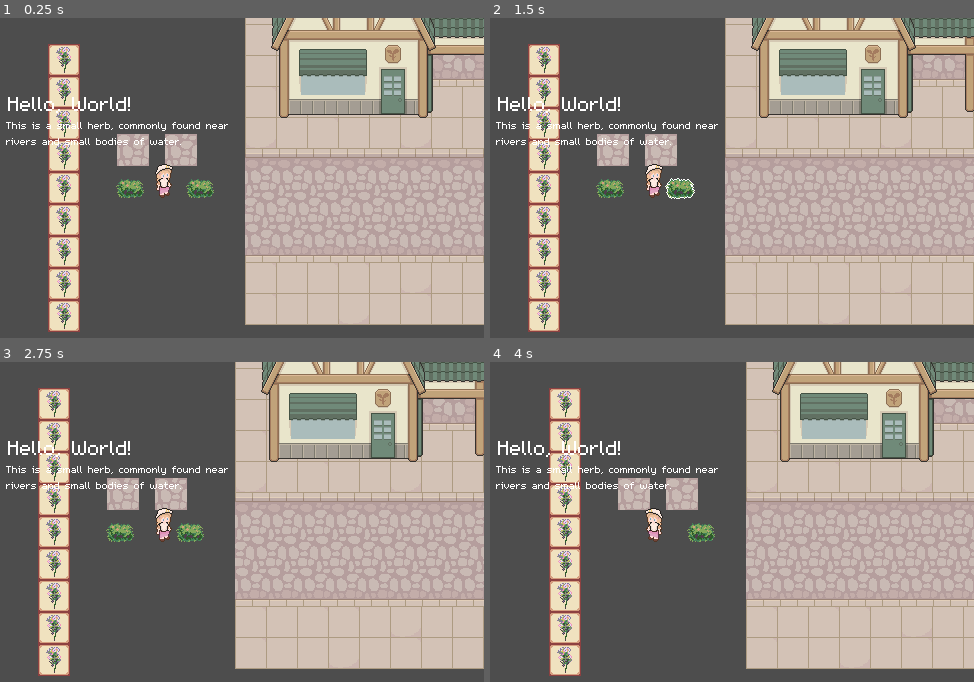
Above: before the commit, frames 1-4 (two rows, left to right).
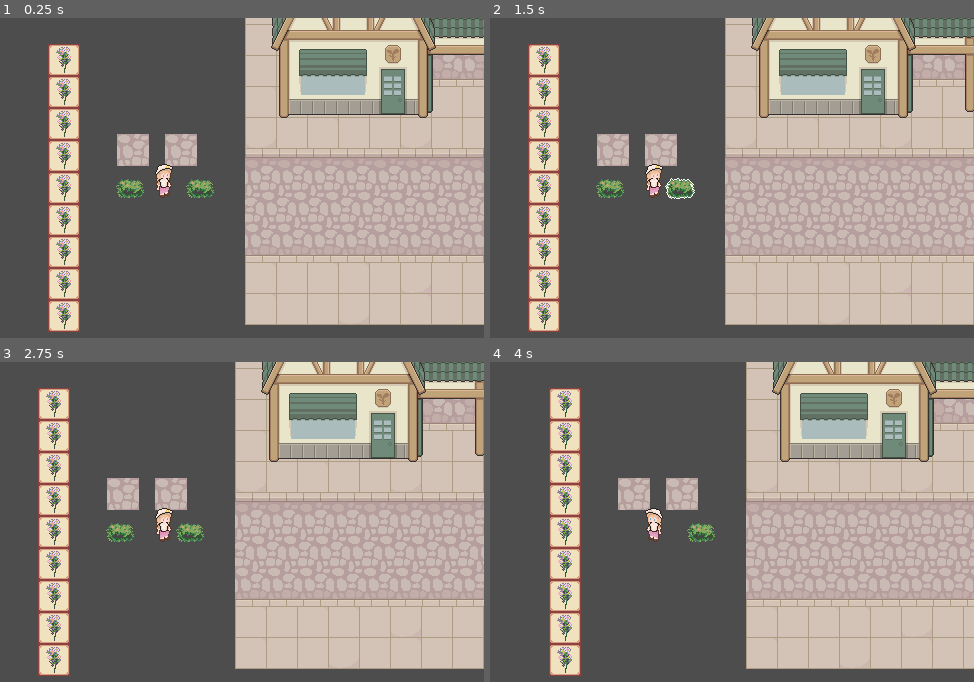
Above: after the commit, the same moments.

Repository: Jelmerrr/Flask-and-Fortune
Game: Godot game, scene res://Scenes/UtilScenes/visual_handler.tscn
The game is run twice, just before and just after one commit, with the same random seed, the same clock (stepped at 60 frames per second) and the same inputs.
Inputs (mouse positions are in pixels of both pictures, inside the frame that each line leads up to):
- Up to frame 1 (0.25 s): no input
- Up to frame 2 (1.5 s): tap Enter at 0.5 s; move the mouse to (620, 187) at 0.52 s; hold D (move_right) 0.53-1.28 s; click (620, 187) at 0.67 s; tap Space at 1.25 s; move the mouse to (678, 187) at 1.27 s; hold S (move_down) from 1.28 s (still down); click (678, 187) at 1.42 s
- Up to frame 3 (2.75 s): tap Enter at 2 s; move the mouse to (227, 464) at 2.02 s; release S (move_down) at 2.03 s; hold D (move_right) from 2.03 s (still down)
- Up to frame 4 (4 s): tap Space at 2.75 s; move the mouse to (620, 614) at 2.77 s; release D (move_right) at 2.78 s; hold W (move_up) 2.78-3.53 s; click (620, 614) at 2.92 s; tap Enter at 3.5 s; move the mouse to (848, 595) at 3.52 s; hold A (move_left) from 3.53 s (still down)

The runs differ from the first frame. In frame 1, 0.8% of the frame differs, in the area x 1-48%, y 24-40%; in frame 2, 0.8%; in frame 3, 0.8%; in frame 4, 0.8%.

Commit message:
grass texture art pass

Diff:
--- a/Scenes/UtilScenes/visual_handler.tscn
+++ b/Scenes/UtilScenes/visual_handler.tscn
@@ -27,6 +27,7 @@
 mouse_filter = 2
 
 [node name="Label" type="Label" parent="CanvasLayer/UI"]
+visible = false
 layout_mode = 0
 offset_left = 164.0
 offset_top = 71.0
@@ -37,6 +38,7 @@
 text = "Hello, World!"
 
 [node name="Label2" type="Label" parent="CanvasLayer/UI"]
+visible = false
 layout_mode = 0
 offset_left = 162.0
 offset_top = 100.0
--- a/Scripts/Audio/AudioMasterController.gd
+++ b/Scripts/Audio/AudioMasterController.gd
@@ -30,7 +30,7 @@
 	AudioServer.set_bus_volume_db(AudioServer.get_bus_index("Music Master"), UtilsGlobalVariables.MusicBusLevel)
 
 	if !music_player.playing:
-		music_player.stream = preload("uid://cb66p1ejyerpc")
+		music_player.stream = preload("uid://d0s002ifc8vx5")
 		FadeIn(music_player)
 		music_player.play()
 
Binary file changed: Assets/Placeholder/ExampleStreet.png
